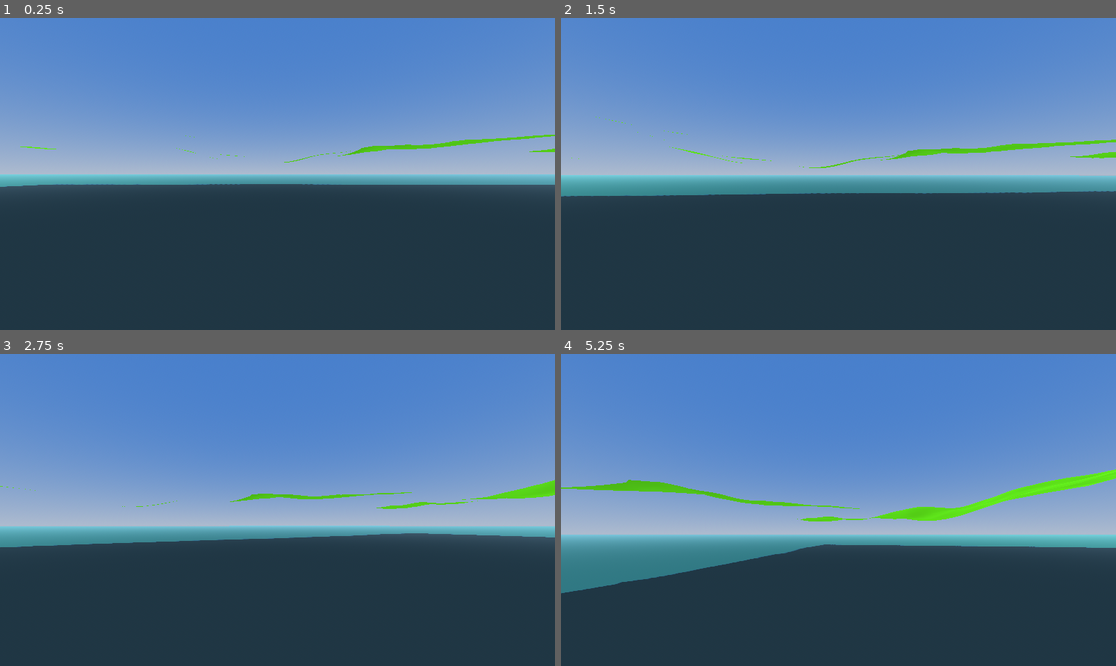
Above: before the commit, frames 1-4 (two rows, left to right).
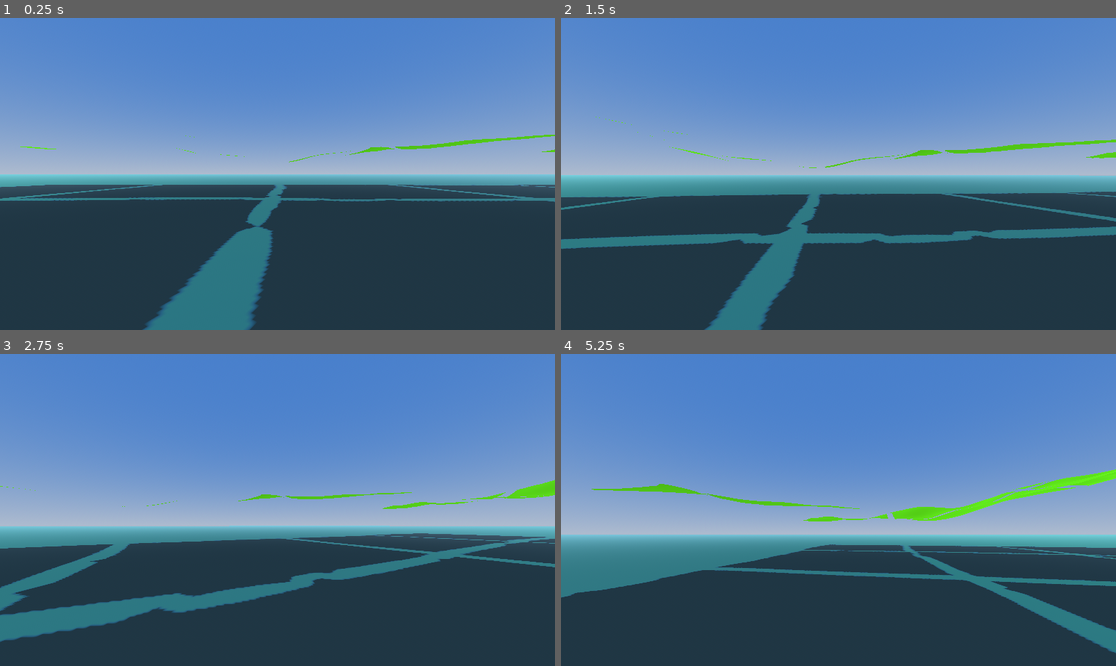
Above: after the commit, the same moments.

Repository: Caspianlake/SandboxGame
Game: Godot game, scene res://Scenes/root.tscn
Two runs of this game, one before a commit and one after it. Both use one fixed random seed, a clock stepped at 60 frames per second and the inputs below.
Inputs (mouse positions are in pixels of both pictures, inside the frame that each line leads up to):
- Up to frame 1 (0.25 s): no input
- Up to frame 2 (1.5 s): tap Enter at 0.5 s; move the mouse to (866, 174) at 0.52 s; hold W (Forward) 0.53-1.28 s; hold \ (CameraLock) 0.53-1.28 s; tap Space (Jump) at 0.77 s; move the mouse to (727, 189) at 1.27 s; hold S (Backward) from 1.28 s (still down); tap \ (CameraLock) at 1.35 s
- Up to frame 3 (2.75 s): tap Space (Jump) at 1.52 s; move the mouse to (288, 503) at 2.02 s; release S (Backward) at 2.03 s; hold W (Forward) from 2.03 s (still down); hold \ (CameraLock) from 2.03 s (still down)
- Up to frame 4 (5.25 s): move the mouse to (810, 572) at 2.77 s; release \ (CameraLock) at 2.78 s; tap \ (CameraLock) at 2.85, 4.35 s; tap Space (Jump) at 3.02, 3.77, 4.52 s; move the mouse to (877, 513) at 3.52 s; hold \ (CameraLock) 3.53-4.28 s; move the mouse to (672, 463) at 4.27 s; release W (Forward) at 4.28 s; hold A (Left) 4.28-5.03 s; move the mouse to (844, 510) at 5.02 s; hold W (Forward) from 5.03 s (still down); hold \ (CameraLock) from 5.03 s (still down)

The runs differ from the first frame. In frame 1, 5.9% of the frame differs, in the area x 0-100%, y 38-100%; in frame 2, 6.4%, in the area x 0-100%, y 40-100%; in frame 3, 6.1%; in frame 4, 3.5%.

Commit message:
Update surface_nets.gd

Diff:
--- a/Scripts/Terrain/surface_nets.gd
+++ b/Scripts/Terrain/surface_nets.gd
@@ -17,9 +17,10 @@
 
 ## Generates a mesh from SDF data.
 ## sdf_grid: Flattened 3D array (X Z Y order).
-## dims: Grid dimensions.
+## dims: Grid dimensions (should include padding for seamless chunks).
 ## iso_level: Surface threshold (default 0.0).
-static func generate_mesh(sdf_grid: PackedFloat32Array, dims: Vector3i, iso_level: float = 0.0) -> ArrayMesh:
+## skip_min_boundary: If true, skips cells at x=0, y=0, z=0 to avoid duplicate faces between chunks.
+static func generate_mesh(sdf_grid: PackedFloat32Array, dims: Vector3i, iso_level: float = 0.0, skip_min_boundary: bool = true) -> ArrayMesh:
 	if dims.x < 2 or dims.y < 2 or dims.z < 2:
 		return null
 
@@ -36,10 +37,15 @@
 	var dz = dims.y
 	var dx = dims.y * dims.z
 
+	# Start from 1 if skipping min boundary to avoid duplicate faces between chunks
+	var start_x = 1 if skip_min_boundary else 0
+	var start_y = 1 if skip_min_boundary else 0
+	var start_z = 1 if skip_min_boundary else 0
+
 	# Pass 1: Generate vertices
-	for x in range(cell_dims.x):
-		for z in range(cell_dims.z):
-			for y in range(cell_dims.y):
+	for x in range(start_x, cell_dims.x):
+		for z in range(start_z, cell_dims.z):
+			for y in range(start_y, cell_dims.y):
 				var base_idx = x * dx + z * dz + y * dy
 
 				var corner_values = [
@@ -85,9 +91,9 @@
 	# For each edge that crosses the iso-surface, create a quad connecting the 4 adjacent cells
 
 	# X-axis edges: connect cells sharing an edge along X
-	for x in range(cell_dims.x):
-		for z in range(cell_dims.z - 1):
-			for y in range(cell_dims.y - 1):
+	for x in range(start_x, cell_dims.x):
+		for z in range(start_z, cell_dims.z - 1):
+			for y in range(start_y, cell_dims.y - 1):
 				# Check if edge along X crosses the surface
 				var grid_idx = x * dx + z * dz + y * dy
 				var v0 = sdf_grid[grid_idx + dy + dz]  # Corner at (x, y+1, z+1)
@@ -108,9 +114,9 @@
 							_add_quad(indices, c1, c2, c3, c4)
 
 	# Y-axis edges: connect cells sharing an edge along Y
-	for x in range(cell_dims.x - 1):
-		for z in range(cell_dims.z - 1):
-			for y in range(cell_dims.y):
+	for x in range(start_x, cell_dims.x - 1):
+		for z in range(start_z, cell_dims.z - 1):
+			for y in range(start_y, cell_dims.y):
 				# Check if edge along Y crosses the surface
 				var grid_idx = x * dx + z * dz + y * dy
 				var v0 = sdf_grid[grid_idx + dx + dz]  # Corner at (x+1, y, z+1)
@@ -131,9 +137,9 @@
 							_add_quad(indices, c1, c2, c3, c4)
 
 	# Z-axis edges: connect cells sharing an edge along Z
-	for x in range(cell_dims.x - 1):
-		for z in range(cell_dims.z):
-			for y in range(cell_dims.y - 1):
+	for x in range(start_x, cell_dims.x - 1):
+		for z in range(start_z, cell_dims.z):
+			for y in range(start_y, cell_dims.y - 1):
 				# Check if edge along Z crosses the surface
 				var grid_idx = x * dx + z * dz + y * dy
 				var v0 = sdf_grid[grid_idx + dx + dy]  # Corner at (x+1, y+1, z)
@@ -166,30 +172,52 @@
 	mesh.add_surface_from_arrays(Mesh.PRIMITIVE_TRIANGLES, arrays)
 	return mesh
 
-## Calculates the normal using central differences on the SDF grid.
-## The gradient of the SDF points toward increasing values (outside for standard SDF).
+## Calculates the normal using trilinear interpolation of the SDF gradient.
+## This ensures smooth normals across chunk boundaries when padding is provided.
 static func _calculate_normal_from_sdf(sdf_grid: PackedFloat32Array, dims: Vector3i, pos: Vector3) -> Vector3:
 	var dy_stride = 1
 	var dz_stride = dims.y
 	var dx_stride = dims.y * dims.z
 
-	# Sample positions for central differences
-	var xi = clampi(int(round(pos.x)), 1, dims.x - 2)
-	var yi = clampi(int(round(pos.y)), 1, dims.y - 2)
-	var zi = clampi(int(round(pos.z)), 1, dims.z - 2)
-
-	var idx = xi * dx_stride + zi * dz_stride + yi * dy_stride
-
-	# Central differences for gradient
-	var grad_x = sdf_grid[idx + dx_stride] - sdf_grid[idx - dx_stride]
-	var grad_y = sdf_grid[idx + dy_stride] - sdf_grid[idx - dy_stride]
-	var grad_z = sdf_grid[idx + dz_stride] - sdf_grid[idx - dz_stride]
-
-	# The gradient points toward increasing SDF values
-	# For standard SDF (negative inside, positive outside), gradient points outward
-	var normal = Vector3(grad_x, grad_y, grad_z)
-	if normal.length_squared() > 0.0001:
-		return normal.normalized()
+	# Get the cell containing the position (clamped to allow central differences)
+	var x0 = clampi(int(floor(pos.x)), 1, dims.x - 3)
+	var y0 = clampi(int(floor(pos.y)), 1, dims.y - 3)
+	var z0 = clampi(int(floor(pos.z)), 1, dims.z - 3)
+
+	# Fractional position within the cell [0, 1]
+	var fx = pos.x - float(x0)
+	var fy = pos.y - float(y0)
+	var fz = pos.z - float(z0)
+
+	# Compute gradient at 8 corners using central differences
+	var gradients: Array[Vector3] = []
+	for corner_z in range(2):
+		for corner_y in range(2):
+			for corner_x in range(2):
+				var cx = x0 + corner_x
+				var cy = y0 + corner_y
+				var cz = z0 + corner_z
+				var idx = cx * dx_stride + cz * dz_stride + cy * dy_stride
+
+				var gx = sdf_grid[idx + dx_stride] - sdf_grid[idx - dx_stride]
+				var gy = sdf_grid[idx + dy_stride] - sdf_grid[idx - dy_stride]
+				var gz = sdf_grid[idx + dz_stride] - sdf_grid[idx - dz_stride]
+				gradients.append(Vector3(gx, gy, gz))
+
+	# Trilinear interpolation of gradients
+	var g00 = gradients[0].lerp(gradients[1], fx)
+	var g01 = gradients[2].lerp(gradients[3], fx)
+	var g10 = gradients[4].lerp(gradients[5], fx)
+	var g11 = gradients[6].lerp(gradients[7], fx)
+
+	var g0 = g00.lerp(g01, fy)
+	var g1 = g10.lerp(g11, fy)
+
+	var gradient = g0.lerp(g1, fz)
+
+	# The gradient points toward increasing SDF values (outward for standard SDF)
+	if gradient.length_squared() > 0.0001:
+		return gradient.normalized()
 	return Vector3.UP
 
 static func _safe_map_idx(x: int, y: int, z: int, dims: Vector3i, cell_map: PackedInt32Array) -> int:
